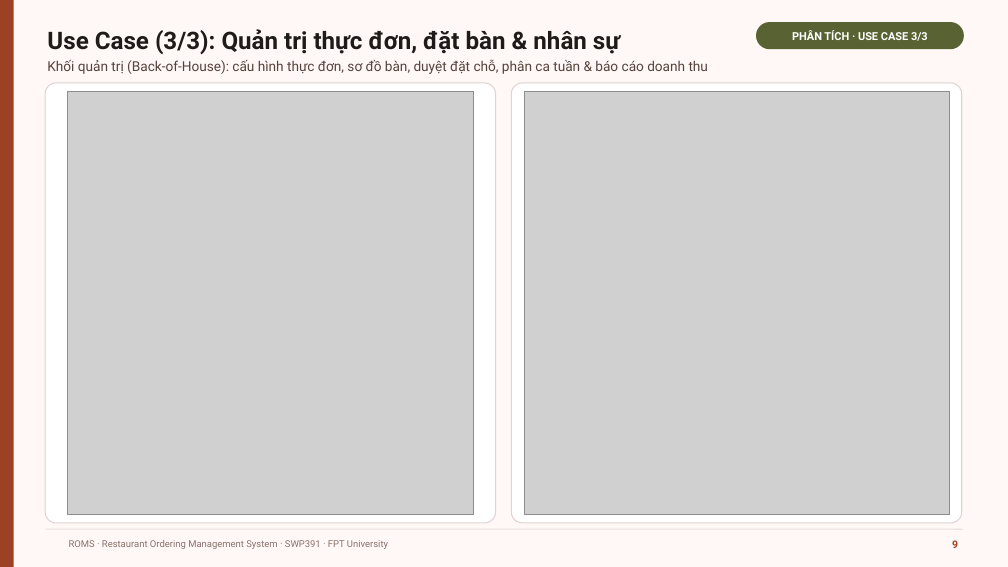
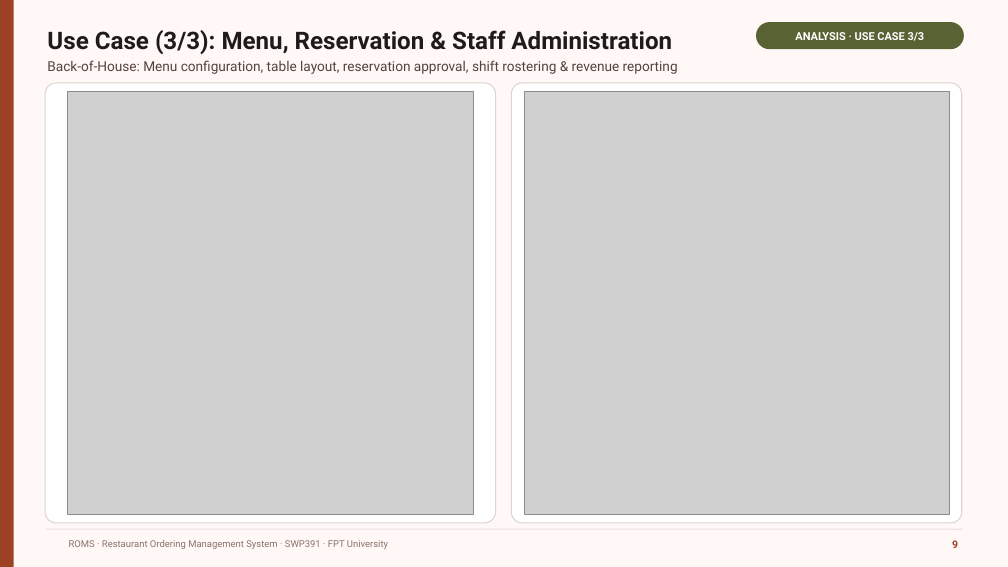
Before and after one commit to GROUP6-ROMS/Restaurant-Ordering-Management-System-ROMS, a slide deck: slide 9 of slide/ROMS_Bao_ve_SWP391.pptx. Drawn at 1008x567 pixels with LibreOffice and Linux fonts; fonts in the diff are those of the drawing; grey boxes stand for pictures; background and template pictures are left out. Boxes give left, top, right and bottom in pixels: in the first picture for what was removed or moved away, otherwise in the second. Text is boxed around its words. In the diff, an @@ line names an element or a change of style, - is before the commit and + after.

```diff
--- a/slide/ROMS_Bao_ve_SWP391.pptx
+++ b/slide/ROMS_Bao_ve_SWP391.pptx
@@ text at (47, 30, 672, 54): text changed @@
-Use Case (3/3): Quản trị thực đơn, đặt bàn & nhân sự
+Use Case (3/3): Menu, Reservation & Staff Administration
@@ text in rounded rectangle at (795, 32, 925, 41): text changed @@
-PHÂN TÍCH · USE CASE 3/3
+ANALYSIS · USE CASE 3/3
@@ text at (47, 60, 678, 74): text changed @@
-Khối quản trị (Back-of-House): cấu hình thực đơn, sơ đồ bàn, duyệt đặt chỗ, phân ca tuần & báo cáo doanh thu
+Back-of-House: Menu configuration, table layout, reservation approval, shift rostering & revenue reporting
```
Also in this commit, not shown: 22 other slides changed.
